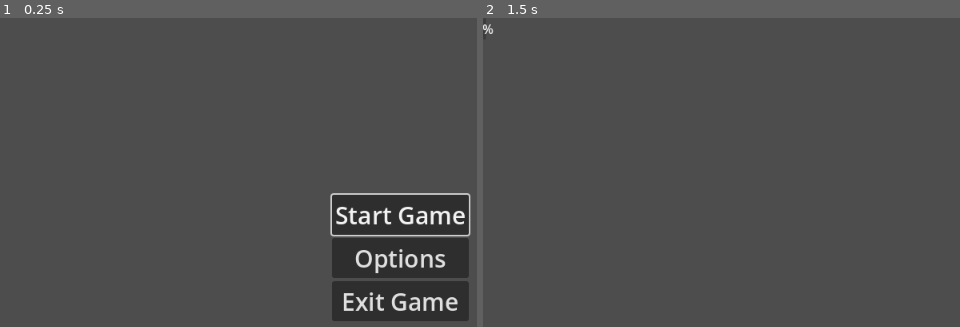
Above: before the commit, frames 1-2 (left to right).
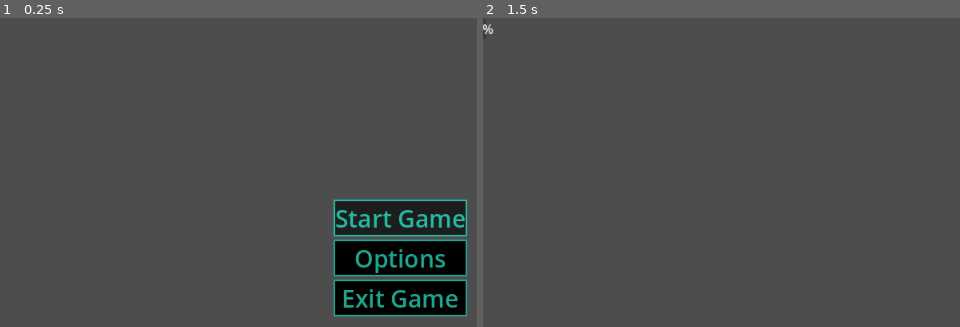
Above: after the commit, the same moments.

Repository: pozbliz/godot_asteroids
Game: Godot game, scene res://main/main.tscn
Same seed, same stepped clock (60 frames per second), same inputs: the game is played once before the commit and once after it.
Inputs (mouse positions are in pixels of both pictures, inside the frame that each line leads up to):
- Up to frame 1 (0.25 s): no input
- Up to frame 2 (1.5 s): click "Start Game" at 0.5 s; tap Enter at 1.25 s; move the mouse to (outside the picture) at 1.27 s; hold Up (ui_up) from 1.28 s (still down); click (outside the picture) at 1.42 s

The runs differ from the first frame. In frame 1, 10% of the frame differs, in the area x 69-99%, y 56-99%; in frame 2, nothing differs.

Commit message:
feat: add button theme

Diff:
--- /dev/null
+++ b/ui/default_theme.tres
@@ -0,0 +1,23 @@
+[gd_resource type="Theme" load_steps=3 format=3 uid="uid://bunuwhfnqwadq"]
+
+[sub_resource type="StyleBoxFlat" id="StyleBoxFlat_y5boi"]
+bg_color = Color(0.113725, 0.113725, 0.113725, 1)
+border_width_left = 2
+border_width_top = 2
+border_width_right = 2
+border_width_bottom = 2
+border_color = Color(0.142131, 0.730857, 0.642296, 1)
+
+[sub_resource type="StyleBoxFlat" id="StyleBoxFlat_vos2p"]
+bg_color = Color(0, 0, 0, 1)
+border_width_left = 2
+border_width_top = 2
+border_width_right = 2
+border_width_bottom = 2
+border_color = Color(0.12549, 0.643137, 0.564706, 1)
+
+[resource]
+Button/colors/font_color = Color(0.125245, 0.642866, 0.565019, 1)
+Button/colors/font_focus_color = Color(0.141176, 0.729412, 0.643137, 1)
+Button/styles/focus = SubResource("StyleBoxFlat_y5boi")
+Button/styles/normal = SubResource("StyleBoxFlat_vos2p")
--- a/ui/ui.tscn
+++ b/ui/ui.tscn
@@ -1,7 +1,8 @@
-[gd_scene load_steps=3 format=3 uid="uid://dh0kc5ysas7xu"]
+[gd_scene load_steps=4 format=3 uid="uid://dh0kc5ysas7xu"]
 
 [ext_resource type="Script" uid="uid://dd4r1r2hvvp4d" path="res://ui/ui.gd" id="1_nb4k0"]
 [ext_resource type="Script" uid="uid://c4ms86uokerem" path="res://ui/hud.gd" id="2_ks8t7"]
+[ext_resource type="Theme" uid="uid://bunuwhfnqwadq" path="res://ui/default_theme.tres" id="3_wl5ax"]
 
 [node name="UI" type="CanvasLayer"]
 script = ExtResource("1_nb4k0")
@@ -42,6 +43,7 @@
 anchor_bottom = 1.0
 grow_horizontal = 2
 grow_vertical = 2
+theme = ExtResource("3_wl5ax")
 metadata/_edit_group_ = true
 
 [node name="MarginContainer" type="MarginContainer" parent="MainMenu"]
@@ -82,6 +84,7 @@
 anchors_preset = 0
 offset_right = 40.0
 offset_bottom = 40.0
+theme = ExtResource("3_wl5ax")
 metadata/_edit_group_ = true
 
 [node name="MarginContainer" type="MarginContainer" parent="PauseMenu"]
@@ -127,3 +130,4 @@
 anchors_preset = 0
 offset_right = 40.0
 offset_bottom = 40.0
+theme = ExtResource("3_wl5ax")
